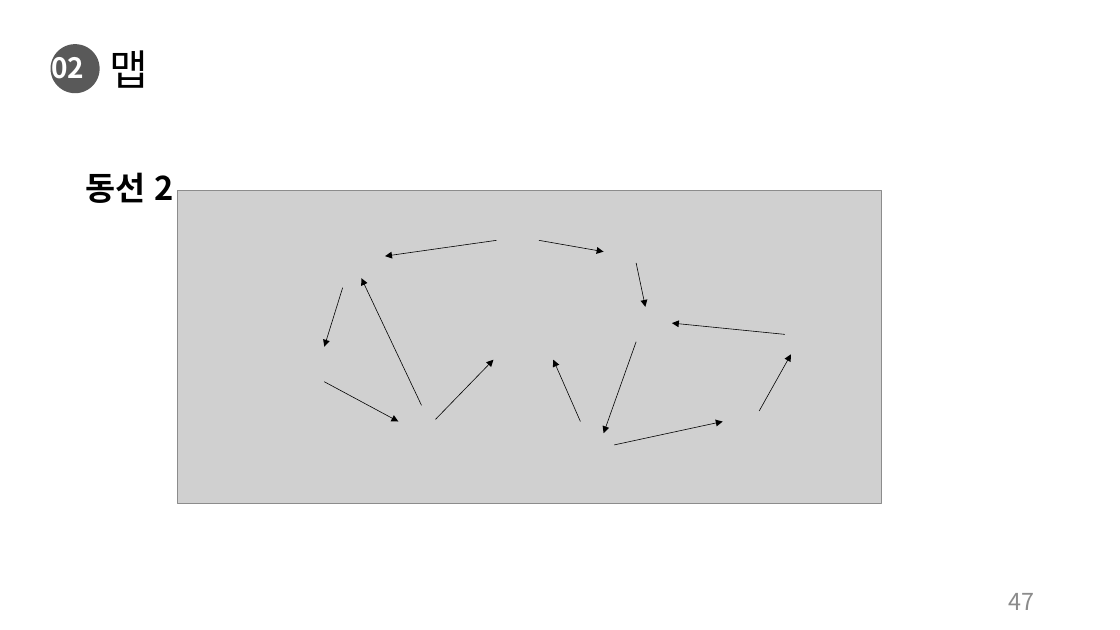
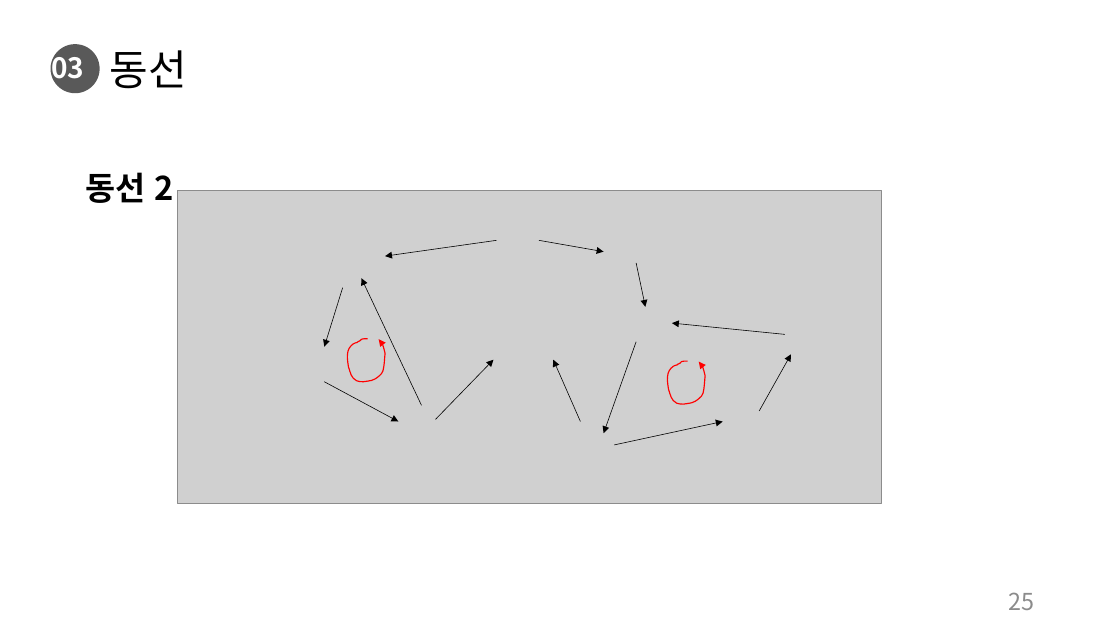
Before and after one commit to charobe/HDB, a slide deck: slide 25 of 조영욱/하자 드 바이오.pptx (slide 47 before the commit). Drawn at 1120x630 pixels with LibreOffice and Linux fonts; fonts in the diff are those of the drawing; grey boxes stand for pictures. Boxes give left, top, right and bottom in pixels: in the first picture for what was removed or moved away, otherwise in the second. Text is boxed around its words. In the diff, an @@ line names an element or a change of style, - is before the commit and + after.

```diff
--- a/조영욱/하자 드 바이오.pptx
+++ b/조영욱/하자 드 바이오.pptx
@@ text at bbox=[51, 50, 84, 86]: text changed @@
-02
+03
@@ title at bbox=[110, 50, 187, 89]: text changed @@
-맵
+동선
@@ freeform shape added at bbox=[348, 339, 386, 381], outline #FF0000 1 pt @@
@@ freeform shape added at bbox=[668, 361, 706, 404], outline #FF0000 1 pt @@
@@ page number at bbox=[1009, 592, 1035, 610]: text changed @@
-47
+25
```
Also in this commit, not shown: 32 other slides changed, 2 slides added, 1 slide removed, 1 other file.
